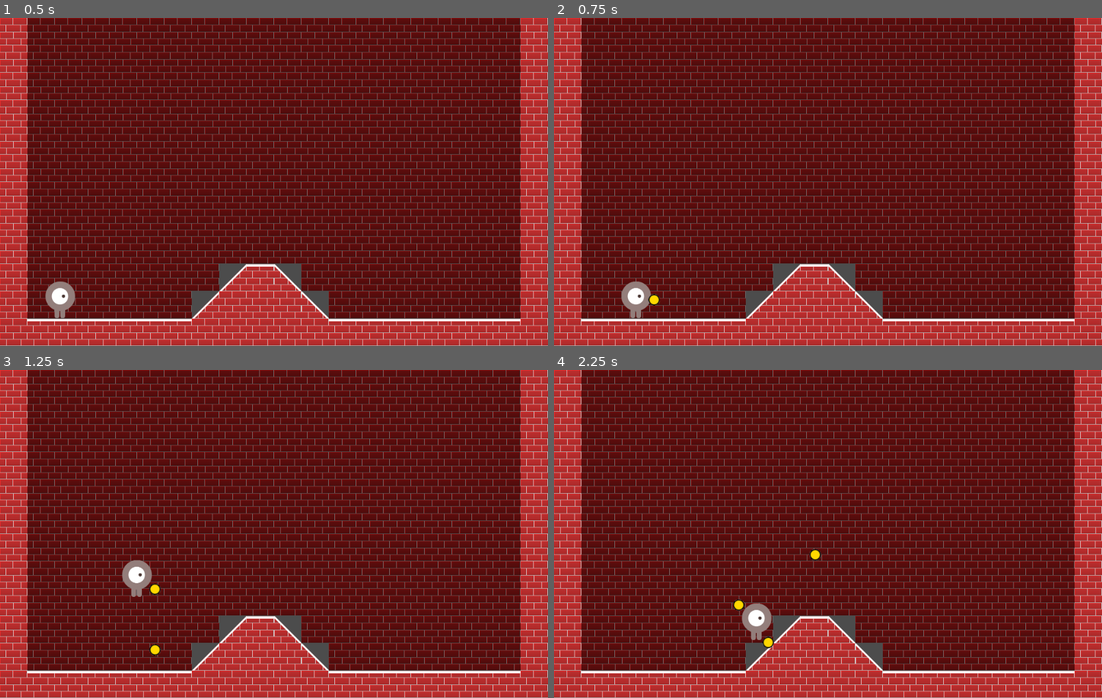
Above: before the commit, frames 1-4 (two rows, left to right).
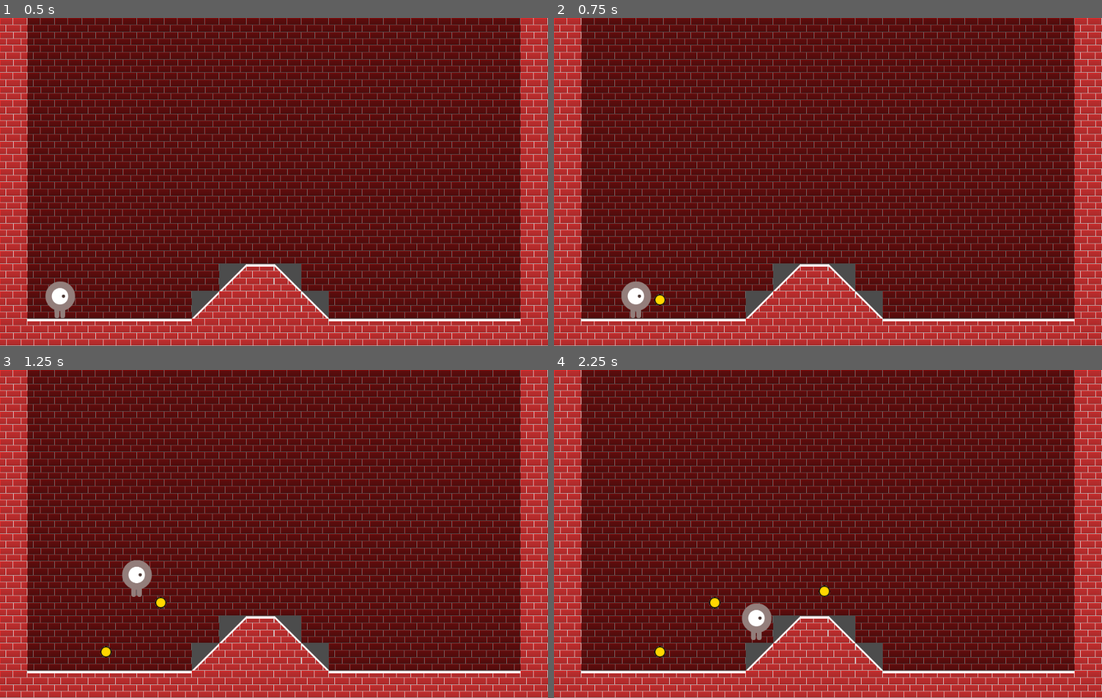
Above: after the commit, the same moments.

Repository: Ruefa/godot_test
Game: Godot game, scene res://Main.tscn
Two runs of this game, one before a commit and one after it. Both use one fixed random seed, a clock stepped at 60 frames per second and the inputs below.
Inputs:
- Up to frame 1 (0.5 s): no input
- Up to frame 2 (0.75 s): tap Enter at 0.5 s; hold Right (ui_right) from 0.53 s (still down); hold Shift (ui_shoot) from 0.53 s (still down)
- Up to frame 3 (1.25 s): keep holding Right (ui_right); keep holding Shift (ui_shoot); tap Up (ui_up) at 0.77 s
- Up to frame 4 (2.25 s): release Shift (ui_shoot) at 1.28 s; tap Shift (ui_shoot) at 1.35 s; tap Up (ui_up) at 1.52 s; release Right (ui_right) at 2.03 s; hold Left (ui_left) from 2.03 s (still down); hold Shift (ui_shoot) from 2.03 s (still down)

Frame 1 is identical in both runs. In frame 2, less than 0.1% of the frame differs, in the area x 17-21%, y 84-88%; in frame 3, 0.2%; in frame 4, 0.4%, in the area x 18-51%, y 54-88%.

Commit message:
set bullet functionality properly

Diff:
--- a/Side Scroll/Player.gd
+++ b/Side Scroll/Player.gd
@@ -63,9 +63,7 @@
 	$FireRateTimer.start()
 
 	var bullet = Bullet.instance()
-	add_child(bullet)
-
-#	if PLAYER_DIR == RIGHT:
-#		bullet.set_linear_velocity(Vector2(500,0))
-#	else:
-#		bullet.set_linear_velocity(Vector2(-500,0))
+	get_parent().add_child(bullet)
+	add_collision_exception_with(bullet)
+	bullet.position = position
+	bullet.position.x += SPRITE_SIZE.x*3
